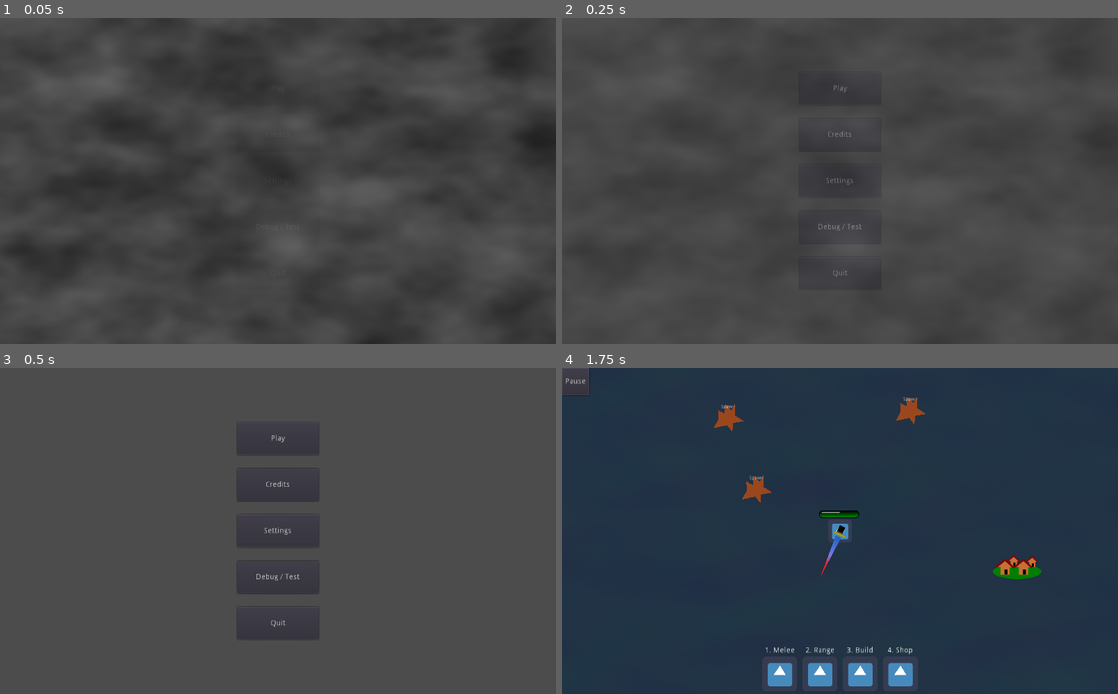
Above: before the commit, frames 1-4 (two rows, left to right).
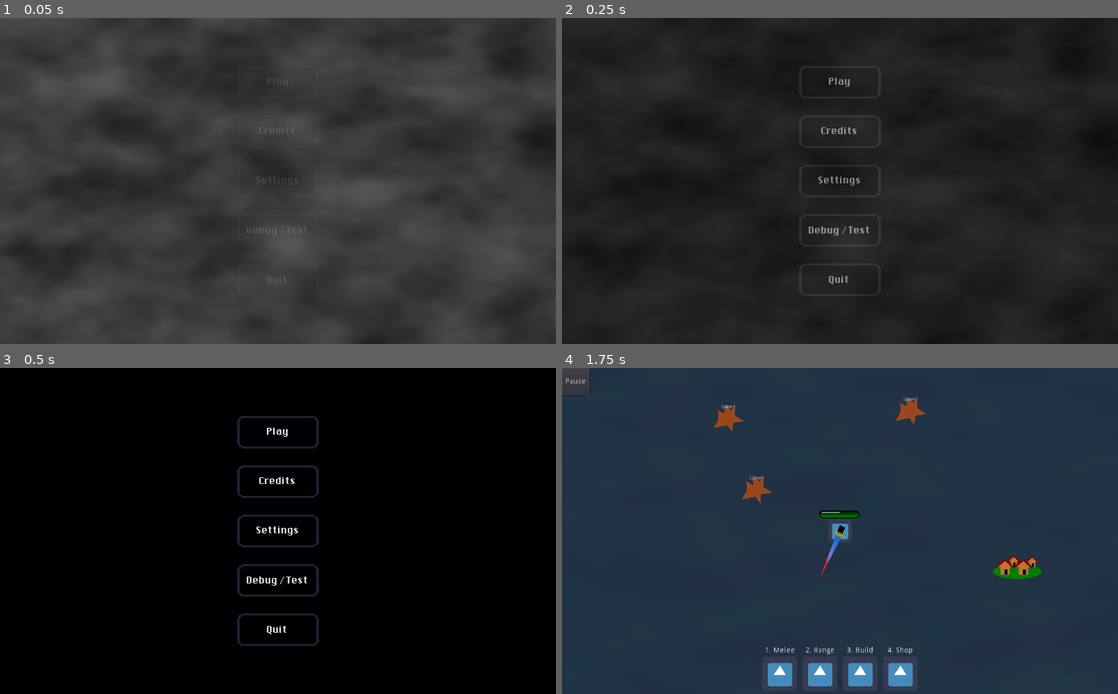
Above: after the commit, the same moments.

Repository: smclaughlan/GWJ52
Game: Godot game, scene res://Main.tscn
The game is run twice, just before and just after one commit, with the same random seed, the same clock (stepped at 60 frames per second) and the same inputs. The engine's default icon, where the game draws it, is replaced by a stand-in: a white triangle on a blue panel in a dark square.
Inputs (mouse positions are in pixels of both pictures, inside the frame that each line leads up to):
- Up to frame 1 (0.05 s): no input
- Up to frame 2 (0.25 s): no input
- Up to frame 3 (0.5 s): no input
- Up to frame 4 (1.75 s): click "Play" at 0.5 s; click (778, 674) at 1.27 s

The runs differ from the first frame. In frame 2, 99% of the frame differs, in the area x 0-100%, y 0-100%; in frame 3, 100%; in frame 4, nothing differs.

Commit message:
menu buttons changed

Diff:
--- a/GodotProject/Scenes/Menus/MainMenu.tscn
+++ b/GodotProject/Scenes/Menus/MainMenu.tscn
@@ -6,6 +6,12 @@
 [ext_resource path="res://Scenes/Menus/DebugMenu.tscn" type="PackedScene" id=4]
 [ext_resource path="res://Scenes/Menus/SettingsMenu.tscn" type="PackedScene" id=5]
 [ext_resource path="res://Scenes/Menus/QuitButton.gd" type="Script" id=6]
+[ext_resource path="res://_common/GUI/Button_Icon01.png" type="Texture" id=7]
+[ext_resource path="res://_common/Fonts/DePixelHalbfett.ttf" type="DynamicFontData" id=8]
+
+[sub_resource type="DynamicFont" id=1]
+size = 14
+font_data = ExtResource( 8 )
 
 [node name="MainMenu" type="Control"]
 anchor_right = 1.0
@@ -24,16 +30,16 @@
 
 [node name="Header" type="HBoxContainer" parent="MarginContainer/VBoxContainer"]
 margin_right = 1024.0
-margin_bottom = 96.0
+margin_bottom = 81.0
 mouse_filter = 2
 size_flags_horizontal = 3
 size_flags_vertical = 3
 size_flags_stretch_ratio = 0.25
 
 [node name="Body" type="VBoxContainer" parent="MarginContainer/VBoxContainer"]
-margin_top = 100.0
+margin_top = 85.0
 margin_right = 1024.0
-margin_bottom = 500.0
+margin_bottom = 515.0
 mouse_filter = 2
 size_flags_horizontal = 3
 size_flags_vertical = 3
@@ -41,52 +47,72 @@
 alignment = 1
 
 [node name="PlayButton" parent="MarginContainer/VBoxContainer/Body" instance=ExtResource( 1 )]
-margin_left = 437.0
-margin_right = 587.0
-margin_bottom = 60.0
+margin_left = 431.0
+margin_right = 593.0
+margin_bottom = 66.0
 size_flags_horizontal = 6
+custom_fonts/font = SubResource( 1 )
 text = "Play"
+icon = ExtResource( 7 )
+flat = true
+icon_align = 1
 target_scene = ExtResource( 2 )
 
 [node name="CreditsButton" parent="MarginContainer/VBoxContainer/Body" instance=ExtResource( 1 )]
-margin_left = 437.0
-margin_top = 85.0
-margin_right = 587.0
-margin_bottom = 145.0
+margin_left = 431.0
+margin_top = 91.0
+margin_right = 593.0
+margin_bottom = 157.0
 size_flags_horizontal = 6
+custom_fonts/font = SubResource( 1 )
 text = "Credits"
+icon = ExtResource( 7 )
+flat = true
+icon_align = 1
 target_scene = ExtResource( 3 )
 
 [node name="SettingsButton" parent="MarginContainer/VBoxContainer/Body" instance=ExtResource( 1 )]
-margin_left = 437.0
-margin_top = 170.0
-margin_right = 587.0
-margin_bottom = 230.0
+margin_left = 431.0
+margin_top = 182.0
+margin_right = 593.0
+margin_bottom = 248.0
 size_flags_horizontal = 6
+custom_fonts/font = SubResource( 1 )
 text = "Settings"
+icon = ExtResource( 7 )
+flat = true
+icon_align = 1
 target_scene = ExtResource( 5 )
 
 [node name="DebugButton" parent="MarginContainer/VBoxContainer/Body" instance=ExtResource( 1 )]
-margin_left = 437.0
-margin_top = 255.0
-margin_right = 587.0
-margin_bottom = 315.0
+margin_left = 431.0
+margin_top = 273.0
+margin_right = 593.0
+margin_bottom = 339.0
 size_flags_horizontal = 6
+custom_fonts/font = SubResource( 1 )
 text = "Debug / Test"
+icon = ExtResource( 7 )
+flat = true
+icon_align = 1
 target_scene = ExtResource( 4 )
 
 [node name="QuitButton" type="Button" parent="MarginContainer/VBoxContainer/Body"]
-margin_left = 437.0
-margin_top = 340.0
-margin_right = 587.0
-margin_bottom = 400.0
+margin_left = 431.0
+margin_top = 364.0
+margin_right = 593.0
+margin_bottom = 430.0
 rect_min_size = Vector2( 150, 60 )
 size_flags_horizontal = 6
+custom_fonts/font = SubResource( 1 )
 text = "Quit"
+icon = ExtResource( 7 )
+flat = true
+icon_align = 1
 script = ExtResource( 6 )
 
 [node name="Footer" type="HBoxContainer" parent="MarginContainer/VBoxContainer"]
-margin_top = 504.0
+margin_top = 519.0
 margin_right = 1024.0
 margin_bottom = 600.0
 mouse_filter = 2
--- a/GodotProject/project.godot
+++ b/GodotProject/project.godot
@@ -105,4 +105,5 @@
 
 [rendering]
 
+environment/default_clear_color=Color( 0, 0, 0, 1 )
 environment/default_environment="res://default_env.tres"
Not shown: 1 places in GodotProject/Scenes/Menus/MainMenu.tscn that only renumber resources
Binary file added: GodotProject/_common/Fonts/DePixelHalbfett.ttf
Binary file added: GodotProject/_common/GUI/Button_Icon01.png
Not shown, added: GodotProject/_common/GUI/Button_Icon01.png.import
